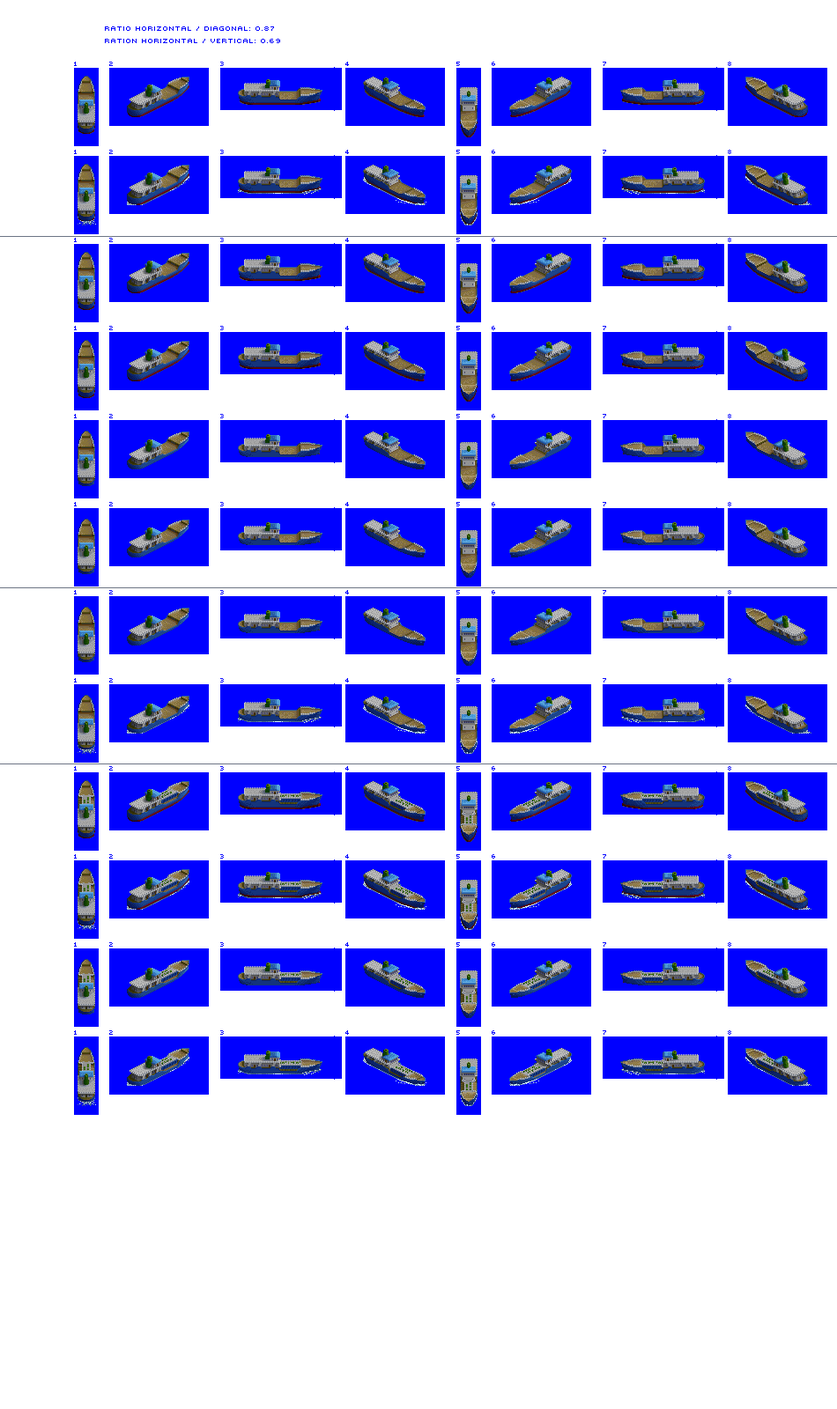
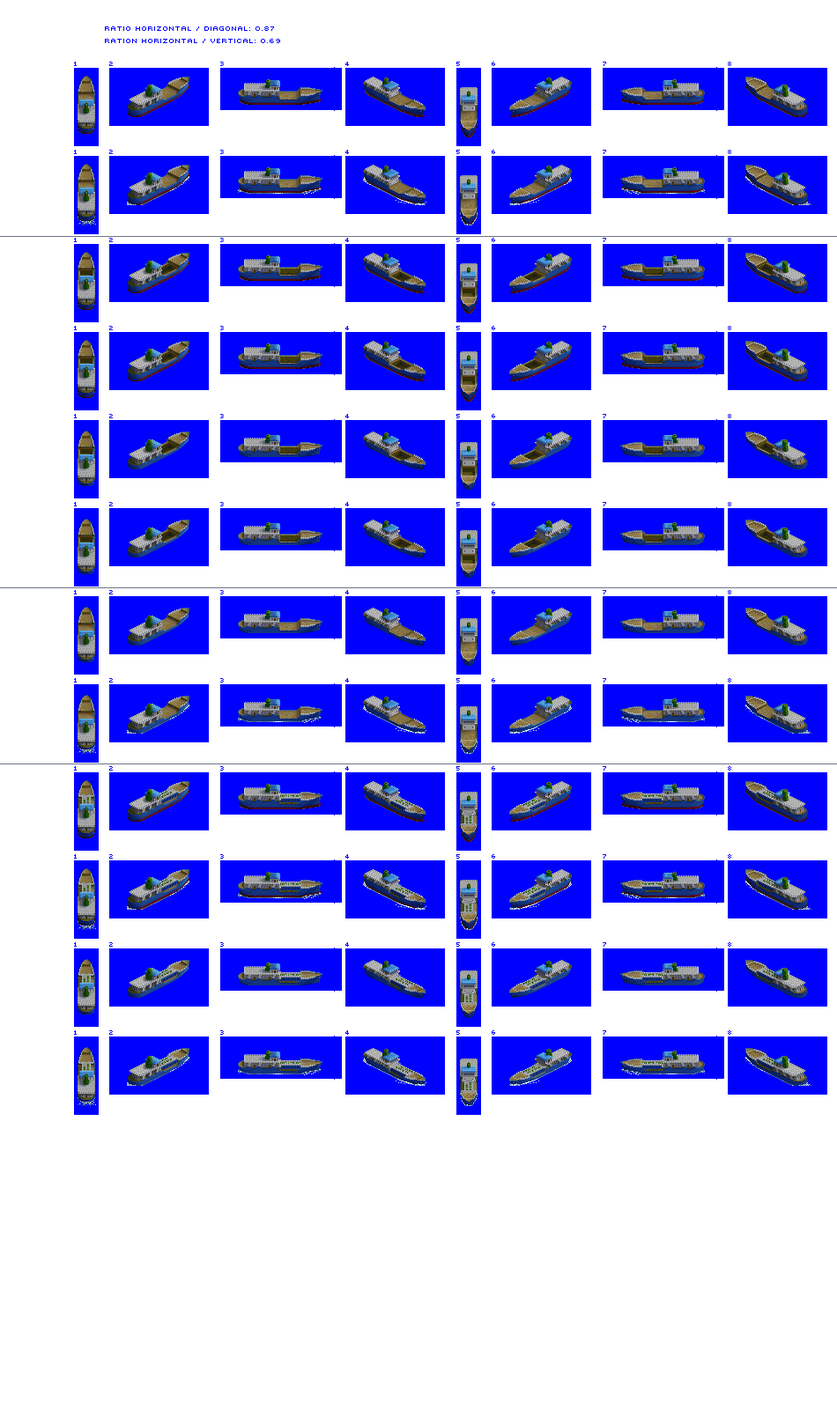
Before/after of a 837 x 1409 layered artwork. What changed in the layer stack:
showed "hold_overlay", painted on it over [80,263,774,564]
